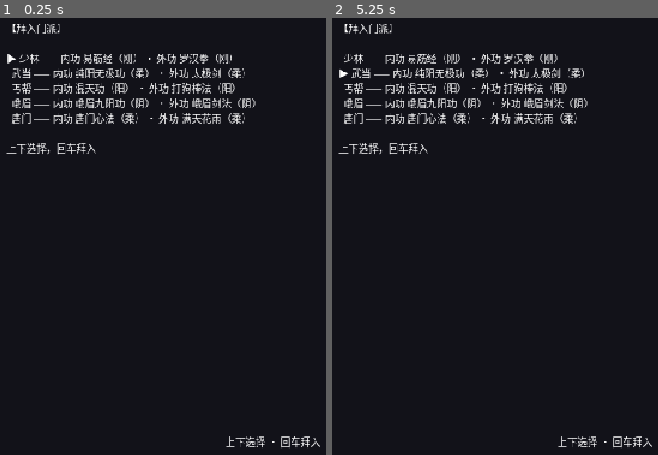
Above: before the commit, frames 1-2 (left to right).
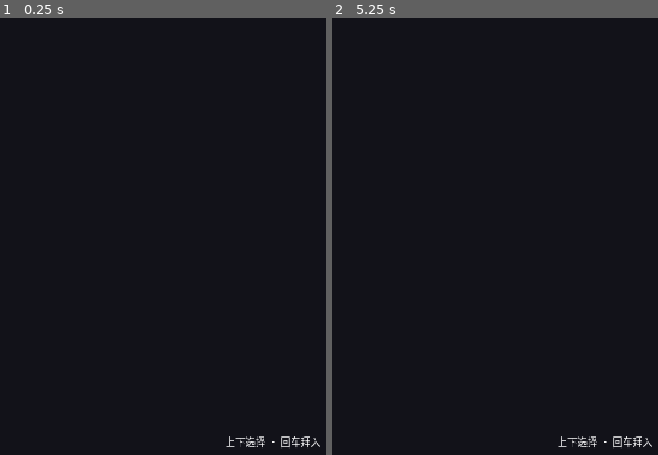
Above: after the commit, the same moments.

Repository: linxuhao/jinyong-heroes
Game: Godot game, scene res://scenes/segments/sect_select.tscn
Two runs of this game, one before a commit and one after it. Both use one fixed random seed, a clock stepped at 60 frames per second and the inputs below. This scene is started directly instead of the project's main scene. Sound files missing from this copy of the repository are replaced by a short silence.
Inputs (mouse positions are in pixels of both pictures, inside the frame that each line leads up to):
- Up to frame 1 (0.25 s): no input
- Up to frame 2 (5.25 s): tap Enter (tutorial_next) at 0.5, 2, 3.5 s; move the mouse to (outside the picture) at 0.52 s; hold D (move_right) 0.53-1.25 s; hold J (basic_attack) 0.53-1.25 s; click (outside the picture) at 0.67 s; tap Space (end_turn) at 1.25, 2.75 s; drag from (446, 219) to (563, 306) at 1.27 s; move the mouse to (outside the picture) at 2.02 s; hold D (move_right) 2.03-2.75 s; hold Enter (tutorial_next) 2.03-2.75 s; drag from (563, 306) to (364, 101) at 2.77 s; move the mouse to (outside the picture) at 3.52 s; hold A (move_left) 3.53-4.25 s; hold Space (end_turn) 3.53-4.25 s; drag from (364, 101) to (485, 39) at 4.27 s; move the mouse to (644, 188) at 5.02 s; hold S (move_down) from 5.03 s (still down); hold J (basic_attack) from 5.03 s (still down); click (644, 188) at 5.17 s

The runs differ from the first frame. In frame 1, 3.9% of the frame differs, in the area x 1-79%, y 1-32%; in frame 2, 3.9%.

Commit message:
dpe_game/t_impl: fix_segment_screens_render_nothing [jinyong-spine] (5 file(s))

Diff:
--- a/scenes/main.tscn
+++ b/scenes/main.tscn
@@ -15,6 +15,20 @@
 
 [node name="SceneHost" type="Node2D" parent="."]
 
+; SegmentLayer hosts the six segment scenes. SceneHost is a plain Node2D whose
+; anchorable rect is empty, so a Control parented under it sizes to 0x0 and
+; renders nothing — segment roots must hang under this full-rect Control inside
+; a CanvasLayer instead (get_anchorable_rect falls back to the viewport rect for
+; non-CanvasItem parents).
+[node name="SegmentLayer" type="CanvasLayer" parent="."]
+layer = 1
+follow_viewport_enabled = false
+
+[node name="SegmentHost" type="Control" parent="SegmentLayer"]
+anchors_preset = 15
+anchor_right = 1.0
+anchor_bottom = 1.0
+
 [node name="HUDLayer" type="CanvasLayer" parent="."]
 layer = 10
 follow_viewport_enabled = false
--- a/scenes/segments/creation.tscn
+++ b/scenes/segments/creation.tscn
@@ -1,6 +1,9 @@
-[gd_scene load_steps=2 format=3]
+[gd_scene load_steps=3 format=3]
 
 [ext_resource type="Script" path="res://scripts/segments/creation.gd" id="1"]
+
+[sub_resource type="StyleBoxFlat" id="StyleBoxFlat_backdrop"]
+bg_color = Color(0.07, 0.07, 0.1, 1)
 
 [node name="CreationScreen" type="Control"]
 anchors_preset = 15
@@ -8,13 +11,13 @@
 anchor_bottom = 1.0
 script = ExtResource("1")
 
-[node name="Backdrop" type="ColorRect" parent="."]
+[node name="Backdrop" type="Panel" parent="."]
 anchors_preset = 15
 anchor_right = 1.0
 anchor_bottom = 1.0
-color = Color(0.07, 0.07, 0.1, 1)
+theme_override_styles/panel = SubResource("StyleBoxFlat_backdrop")
 
-[node name="BodyLabel" type="RichTextLabel" parent="."]
+[node name="BodyLabel" type="Label" parent="."]
 anchors_preset = 8
 anchor_left = 0.5
 anchor_top = 0.5
@@ -24,7 +27,9 @@
 offset_top = -200.0
 offset_right = 320.0
 offset_bottom = 200.0
-bbcode_enabled = true
+autowrap_mode = 3
+clip_text = false
+text_overrun_behavior = 0
 text = ""
 
 [node name="HintLabel" type="Label" parent="."]
--- a/scenes/segments/sect_select.tscn
+++ b/scenes/segments/sect_select.tscn
@@ -1,6 +1,9 @@
-[gd_scene load_steps=2 format=3]
+[gd_scene load_steps=3 format=3]
 
 [ext_resource type="Script" path="res://scripts/segments/sect_select.gd" id="1"]
+
+[sub_resource type="StyleBoxFlat" id="StyleBoxFlat_backdrop"]
+bg_color = Color(0.07, 0.07, 0.1, 1)
 
 [node name="SectSelectScreen" type="Control"]
 anchors_preset = 15
@@ -8,13 +11,13 @@
 anchor_bottom = 1.0
 script = ExtResource("1")
 
-[node name="Backdrop" type="ColorRect" parent="."]
+[node name="Backdrop" type="Panel" parent="."]
 anchors_preset = 15
 anchor_right = 1.0
 anchor_bottom = 1.0
-color = Color(0.07, 0.07, 0.1, 1)
+theme_override_styles/panel = SubResource("StyleBoxFlat_backdrop")
 
-[node name="BodyLabel" type="RichTextLabel" parent="."]
+[node name="BodyLabel" type="Label" parent="."]
 anchors_preset = 8
 anchor_left = 0.5
 anchor_top = 0.5
@@ -24,7 +27,9 @@
 offset_top = -200.0
 offset_right = 320.0
 offset_bottom = 200.0
-bbcode_enabled = true
+autowrap_mode = 3
+clip_text = false
+text_overrun_behavior = 0
 text = ""
 
 [node name="HintLabel" type="Label" parent="."]
--- a/scenes/segments/transition.tscn
+++ b/scenes/segments/transition.tscn
@@ -1,6 +1,9 @@
-[gd_scene load_steps=2 format=3]
+[gd_scene load_steps=3 format=3]
 
 [ext_resource type="Script" path="res://scripts/segments/transition.gd" id="1"]
+
+[sub_resource type="StyleBoxFlat" id="StyleBoxFlat_backdrop"]
+bg_color = Color(0.07, 0.07, 0.1, 1)
 
 [node name="TransitionScreen" type="Control"]
 anchors_preset = 15
@@ -8,11 +11,11 @@
 anchor_bottom = 1.0
 script = ExtResource("1")
 
-[node name="Backdrop" type="ColorRect" parent="."]
+[node name="Backdrop" type="Panel" parent="."]
 anchors_preset = 15
 anchor_right = 1.0
 anchor_bottom = 1.0
-color = Color(0.07, 0.07, 0.1, 1)
+theme_override_styles/panel = SubResource("StyleBoxFlat_backdrop")
 
 [node name="PageLabel" type="Label" parent="."]
 anchors_preset = 8
@@ -26,6 +29,7 @@
 offset_bottom = 160.0
 horizontal_alignment = 1
 vertical_alignment = 1
+autowrap_mode = 3
 clip_text = false
 text_overrun_behavior = 0
 text = "华山之巅"
--- a/scripts/autoload/scene_manager.gd
+++ b/scripts/autoload/scene_manager.gd
@@ -2,9 +2,14 @@
 ##
 ## State-driven scene router under the persistent shell (scenes/main.tscn):
 ## listens to GameManager.state_changed and instantiates exactly one active
-## segment scene as a child of the shell's SceneHost node. Owns the swap
-## lifecycle — deferred free of the outgoing scene (await tree_exited) so no
-## code path ever touches a node freed in the same frame (SOTA edge case 1).
+## scene as a child of the shell's host nodes. The battlefield (a Node2D world)
+## hangs under SceneHost (Node2D); the six segment scenes (full-rect Controls)
+## hang under SegmentHost — a full-rect Control inside the SegmentLayer
+## CanvasLayer — because a Control parented under a plain Node2D sizes to 0x0
+## (the parent's anchorable rect is empty) and renders nothing while its script
+## still updates surface vars. Owns the swap lifecycle — deferred free of the
+## outgoing scene (await tree_exited) so no code path ever touches a node freed
+## in the same frame (SOTA edge case 1).
 ##
 ## Startup: autoload _ready runs BEFORE the main scene enters the tree, so the
 ## host is resolved after one deferred frame (mirror TutorialManager) and the
@@ -49,6 +54,7 @@
 }
 
 var _host: Node = null
+var _segment_host: Control = null
 var _current_node: Node = null
 var _preloaded: Dictionary = {}
 
@@ -104,7 +110,10 @@
 ## (deferred add — the incoming scene never coexists with a freed one), then
 ## instantiate the preloaded incoming scene under the host. Battlefield is
 ## named "Battlefield" (playtest surface) and the tutorial wiring in
-## battlefield.gd resolves HUD/Tutorial layers via root fallback.
+## battlefield.gd resolves HUD/Tutorial layers via root fallback. The host is
+## chosen per scene kind: battlefield under _host (SceneHost, Node2D), every
+## segment scene under _segment_host (SegmentHost, full-rect Control inside the
+## SegmentLayer CanvasLayer) so the root Control sizes to the viewport.
 func _do_swap(scene_key: String) -> void:
 	if pending_swap:
 		return
@@ -125,16 +134,18 @@
 		last_error = "scene_missing"
 		pending_swap = false
 		return
-	if _host == null:
+	var host: Node = _segment_host if not next_is_battle else _host
+	if host == null:
 		_find_host()
-	if _host == null:
+		host = _segment_host if not next_is_battle else _host
+	if host == null:
 		last_error = "host_missing"
 		pending_swap = false
 		return
 	var inst: Node = packed.instantiate()
 	if next_is_battle:
 		inst.name = "Battlefield"
-	_host.add_child(inst)
+	host.add_child(inst)
 	_current_node = inst
 	current_scene = scene_key
 	last_error = ""
@@ -155,12 +166,16 @@
 	GameManager.clear_battle()
 
 
+## Resolve both hosts from the shell. last_error is set to "host_missing"
+## only when BOTH hosts are absent (a partially-built shell with one host
+## missing is reported per-swap by _do_swap).
 func _find_host() -> void:
 	var main_node: Node = get_node_or_null("/root/Main")
 	if main_node == null:
 		last_error = "host_missing"
 		return
 	_host = main_node.get_node_or_null("SceneHost")
-	if _host == null:
+	_segment_host = main_node.get_node_or_null("SegmentLayer/SegmentHost") as Control
+	if _host == null and _segment_host == null:
 		last_error = "host_missing"
 		return
